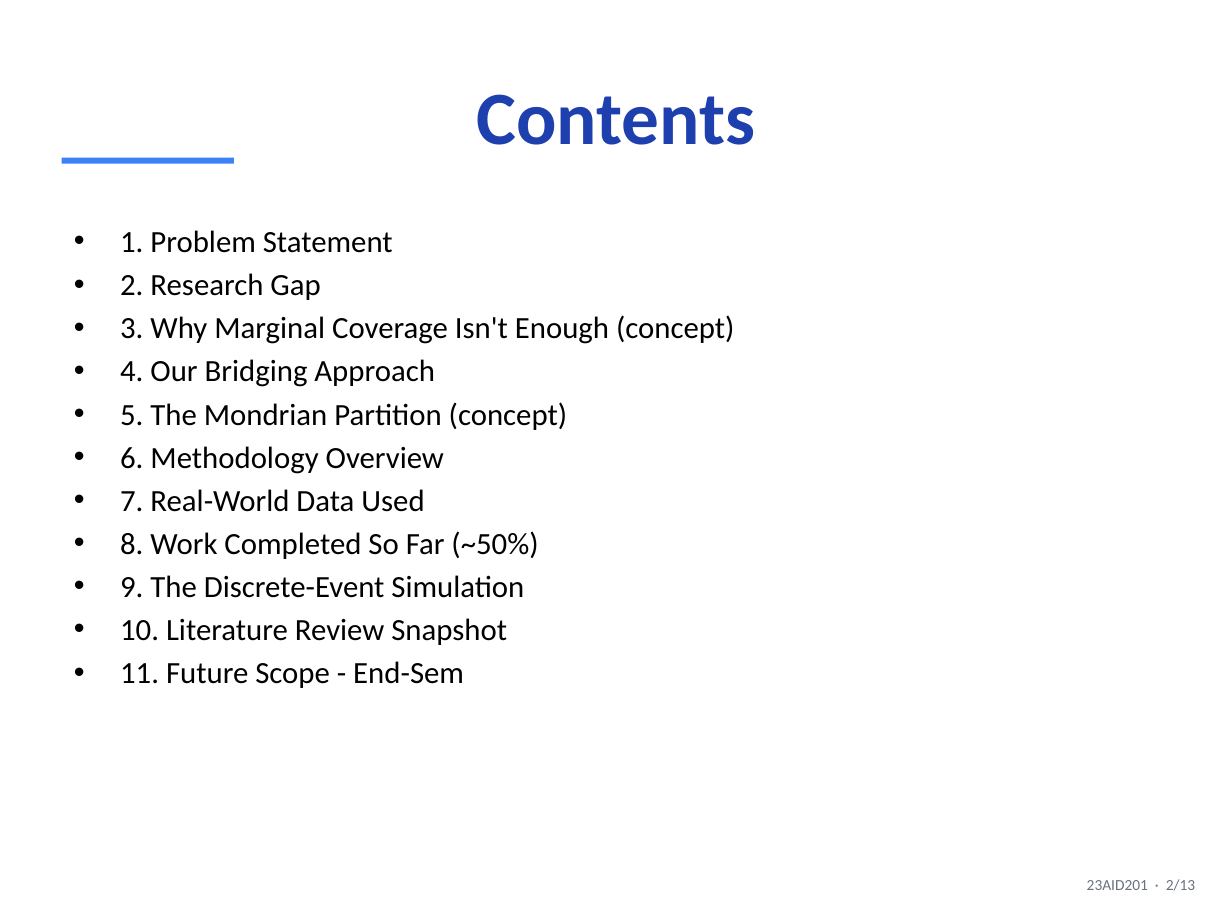
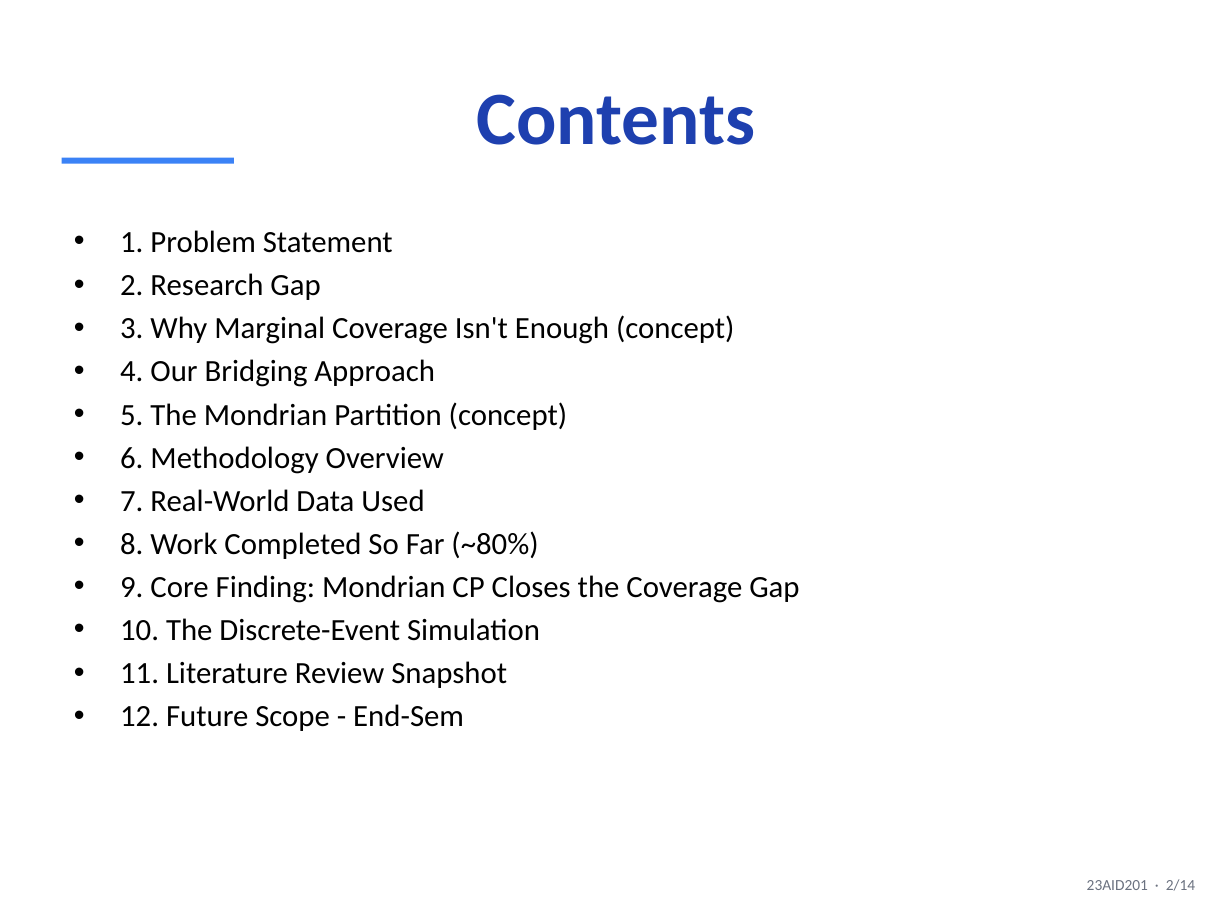
Before and after one commit to DUNE-ODYSSEY/Mondrian-Conformal-Prediction-On-Discrete-Event-Simulation, a slide deck: slide 2 of slides/mid_sem_presentation.pptx. Drawn at 1232x924 pixels with LibreOffice and Linux fonts; fonts in the diff are those of the drawing. Boxes give left, top, right and bottom in pixels: in the first picture for what was removed or moved away, otherwise in the second. Text is boxed around its words. In the diff, an @@ line names an element or a change of style, - is before the commit and + after.

```diff
--- a/slides/mid_sem_presentation.pptx
+++ b/slides/mid_sem_presentation.pptx
@@ text at (120,531,799,731): text changed @@
-• 8. Work Completed So Far (~50%)
-• 9. The Discrete-Event Simulation
-• 10. Literature Review Snapshot
-• 11. Future Scope - End-Sem
+• 8. Work Completed So Far (~80%)
+• 9. Core Finding: Mondrian CP Closes the Coverage Gap
+• 10. The Discrete-Event Simulation
+• 11. Literature Review Snapshot
+• 12. Future Scope - End-Sem
@@ text at (1087,879,1195,891): text changed @@
-23AID201 · 2/13
+23AID201 · 2/14
```
Also in this commit, not shown: 11 other slides changed, 1 slide added, 1 other file.
